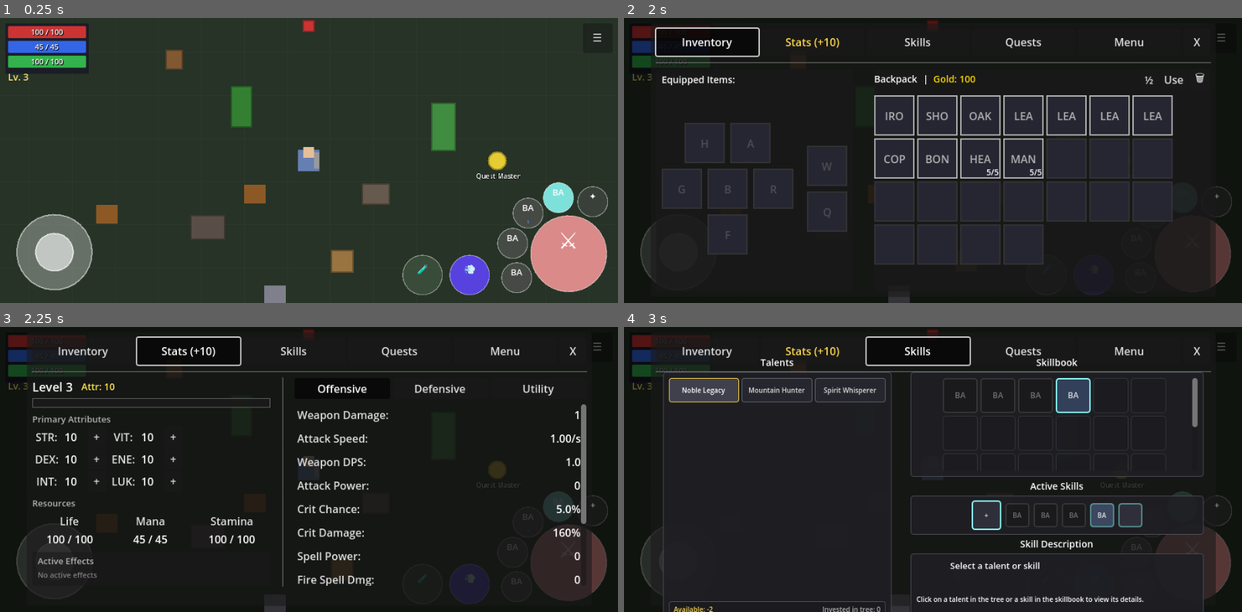
Above: before the commit, frames 1-4 (two rows, left to right).
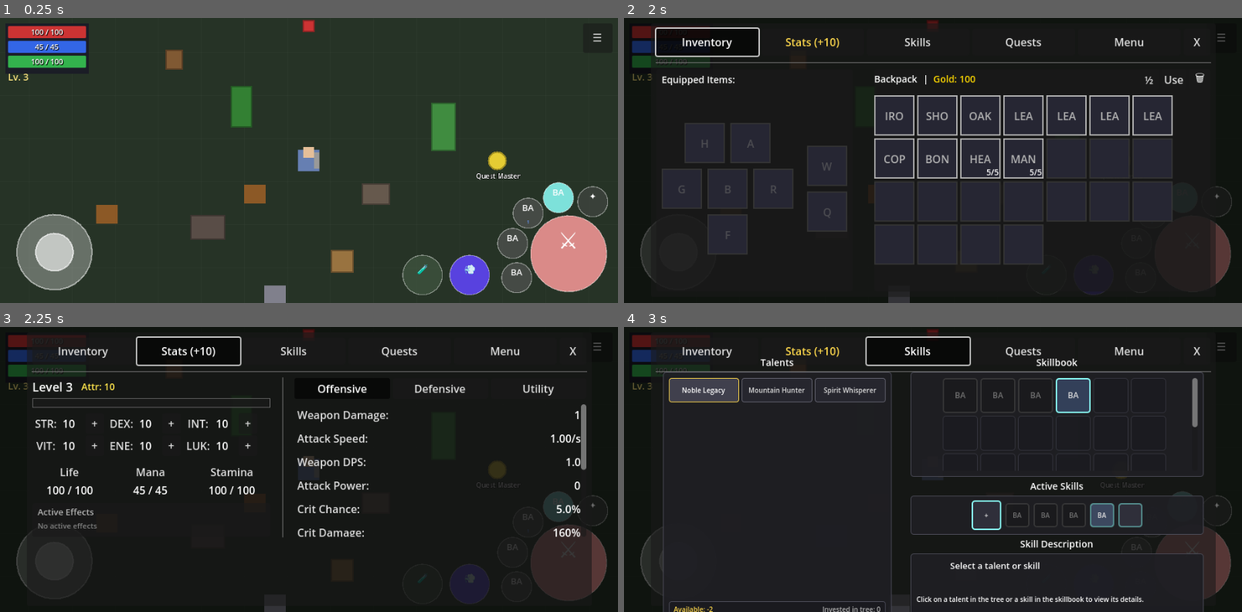
Above: after the commit, the same moments.

Repository: MatousHruska/MobileTestia
Game: Godot game, scene res://scenes/world/test_zone.tscn
The game is run twice, just before and just after one commit, with the same random seed, the same clock (stepped at 60 frames per second) and the same inputs.
Inputs:
- Up to frame 1 (0.25 s): no input
- Up to frame 2 (2 s): click "☰" at 0.5 s; click "Inventory" at 1.25 s
- Up to frame 3 (2.25 s): click "Stats (+10)" at 2 s
- Up to frame 4 (3 s): click "Skills" at 2.75 s

Frames 1-2 are identical in both runs. In frame 3, 3.6% of the frame differs, in the area x 5-95%, y 31-92%; in frame 4, nothing differs.

Commit message:
Reorganize attributes to 3x2 layout, remove section titles
- STR/DEX/INT on first row, VIT/ENE/LUK on second row
- Removed "Primary Attributes" and "Resources" headlines
- Cleaner, more compact layout

Diff:
--- a/scripts/ui/menu/stats_panel.gd
+++ b/scripts/ui/menu/stats_panel.gd
@@ -182,33 +182,23 @@
 	var container := VBoxContainer.new()
 	container.add_theme_constant_override("separation", 2)
 
-	var title := Label.new()
-	title.text = "Primary Attributes"
-	title.add_theme_font_size_override("font_size", 13)
-	title.modulate = Color(0.7, 0.7, 0.7)
-	container.add_child(title)
-
 	var grid := GridContainer.new()
-	grid.columns = 6  # Label, Value, Plus | Label, Value, Plus
+	grid.columns = 9  # 3 attributes per row: (Label, Value, Plus) x 3
 	grid.add_theme_constant_override("h_separation", 4)
 	grid.add_theme_constant_override("v_separation", 2)
 
-	# Two columns: left (STR, DEX, INT) | right (VIT, ENE, LUK)
-	var attribute_pairs := [
-		[["STR", "strength"], ["VIT", "vitality"]],
-		[["DEX", "dexterity"], ["ENE", "energy"]],
-		[["INT", "intelligence"], ["LUK", "luck"]],
+	# Row 1: STR, DEX, INT
+	# Row 2: VIT, ENE, LUK
+	var rows := [
+		[["STR", "strength"], ["DEX", "dexterity"], ["INT", "intelligence"]],
+		[["VIT", "vitality"], ["ENE", "energy"], ["LUK", "luck"]],
 	]
 
-	for pair in attribute_pairs:
-		# Left column attribute
-		var left := _create_attribute_row(pair[0][0], pair[0][1])
-		for child in left:
-			grid.add_child(child)
-		# Right column attribute
-		var right := _create_attribute_row(pair[1][0], pair[1][1])
-		for child in right:
-			grid.add_child(child)
+	for row in rows:
+		for attr in row:
+			var attr_row := _create_attribute_row(attr[0], attr[1])
+			for child in attr_row:
+				grid.add_child(child)
 
 	container.add_child(grid)
 	return container
@@ -246,15 +236,6 @@
 
 
 func _create_resources_section() -> Control:
-	var container := VBoxContainer.new()
-	container.add_theme_constant_override("separation", 2)
-
-	var title := Label.new()
-	title.text = "Resources"
-	title.add_theme_font_size_override("font_size", 13)
-	title.modulate = Color(0.7, 0.7, 0.7)
-	container.add_child(title)
-
 	# Horizontal layout: Life | Mana | Stamina
 	var hbox := HBoxContainer.new()
 	hbox.add_theme_constant_override("separation", 8)
@@ -270,8 +251,7 @@
 		var resource_col := _create_resource_column(res[0], res[1])
 		hbox.add_child(resource_col)
 
-	container.add_child(hbox)
-	return container
+	return hbox
 
 
 func _create_resource_column(stat_name: String, display_name: String) -> Control:
